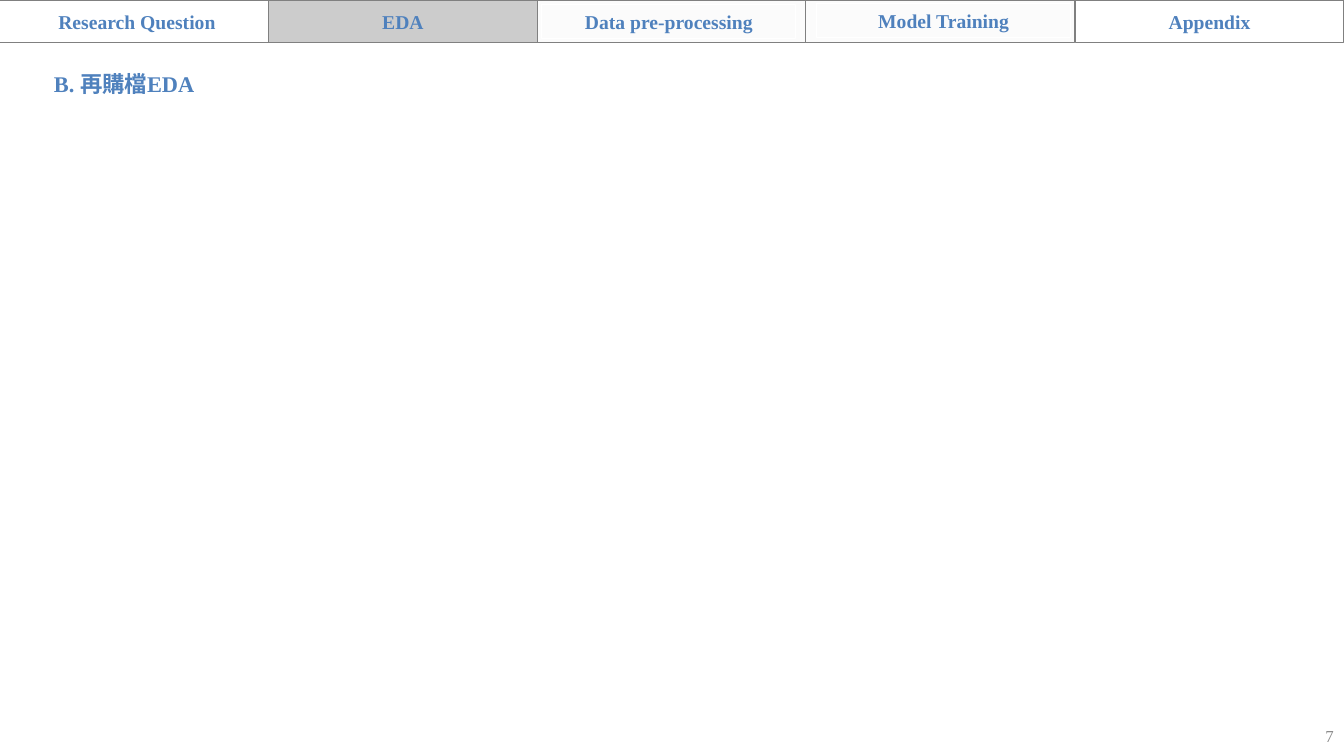
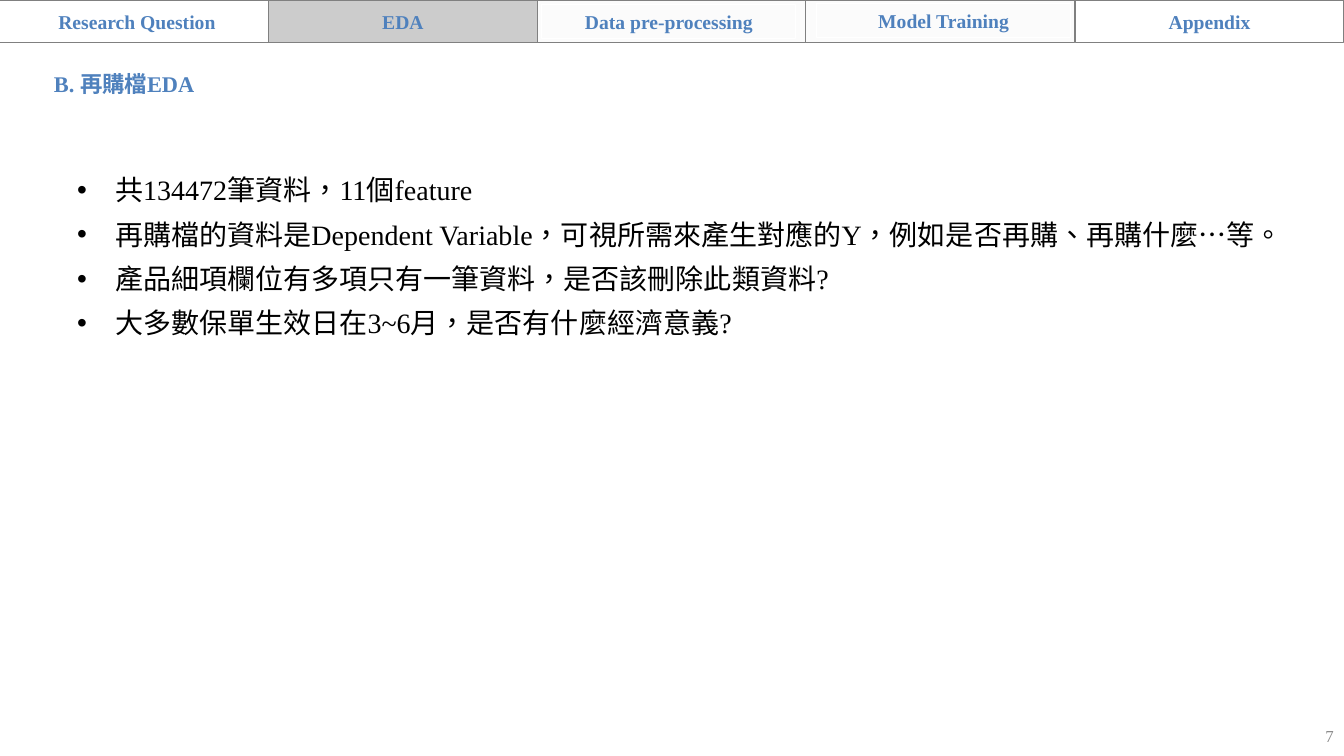
Before and after one commit to teemoteemo0318/nanshan, a slide deck: slide 7 of 南山_題目一_組別二.pptx. Drawn at 1344x756 pixels with LibreOffice and Linux fonts; fonts in the diff are those of the drawing; background and template pictures are left out. Boxes give left, top, right and bottom in pixels: in the first picture for what was removed or moved away, otherwise in the second. Text is boxed around its words. In the diff, an @@ line names an element or a change of style, - is before the commit and + after.

```diff
--- a/南山_題目一_組別二.pptx
+++ b/南山_題目一_組別二.pptx
@@ text added at (x1=115, y1=176, x2=1282, y2=336), 20 pt, text #000000 @@
+• 共134472筆資料，11個feature
+• 再購檔的資料是Dependent Variable，可視所需來產生對應的Y，例如是否再購、再購什麼…等。
+• 產品細項欄位有多項只有一筆資料，是否該刪除此類資料?
+• 大多數保單生效日在3~6月，是否有什麼經濟意義?
```
Also in this commit, not shown: 4 other slides changed, 1 slide added, 1 other file.
